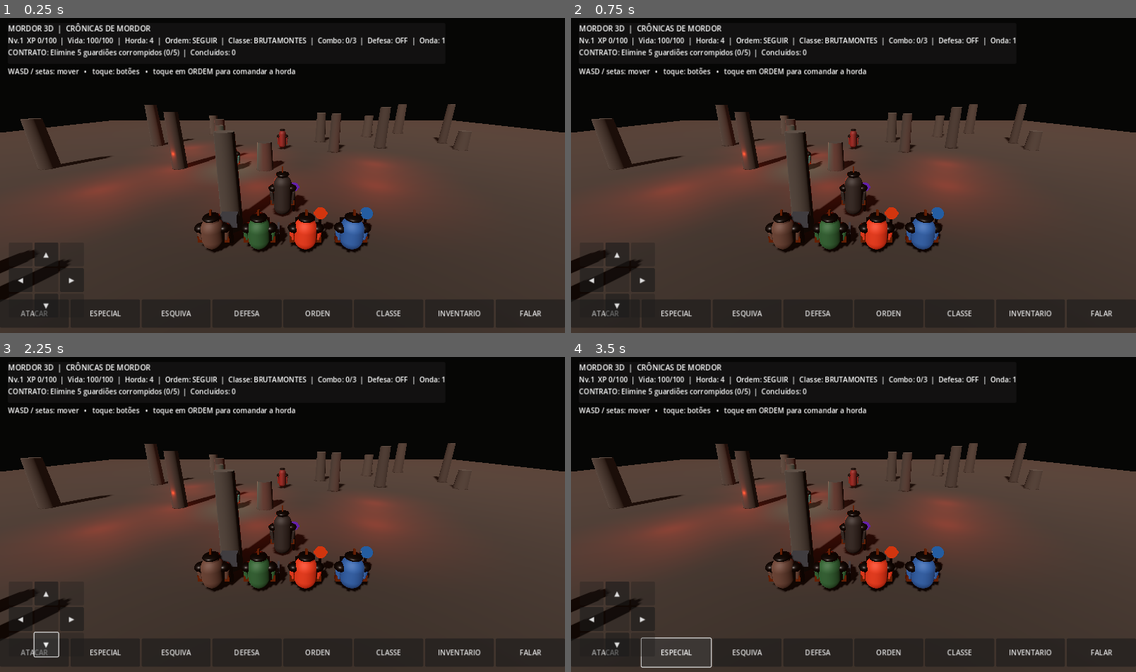
Above: before the commit, frames 1-4 (two rows, left to right).
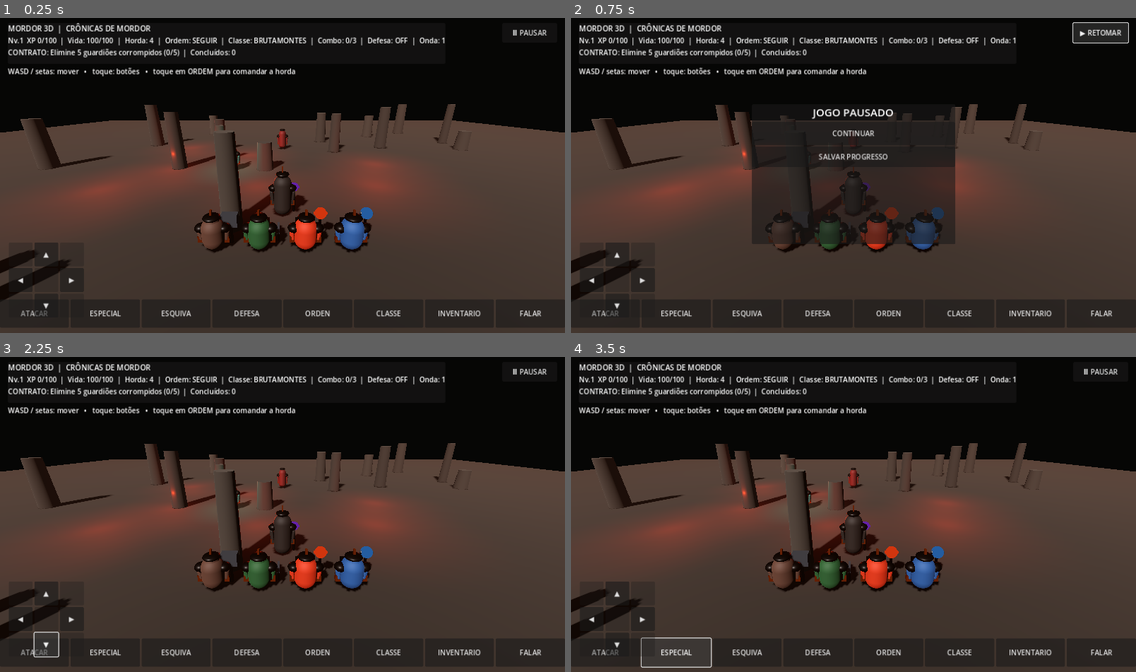
Above: after the commit, the same moments.

Repository: souzaleite24-ai/MordorTrolDeRubiAndroid
Game: Godot game, scene res://scenes/mordor_world.tscn
Same seed, same stepped clock (60 frames per second), same inputs: the game is played once before the commit and once after it.
Inputs (mouse positions are in pixels of both pictures, inside the frame that each line leads up to):
- Up to frame 1 (0.25 s): no input
- Up to frame 2 (0.75 s): click (1102, 33) at 0.5 s, where only the run after the commit has a clickable "Ⅱ PAUSAR"
- Up to frame 3 (2.25 s): click (282, 473) at 1.25 s, where only the run after the commit has a clickable "CONTINUAR"; click "ATACAR" at 2 s
- Up to frame 4 (3.5 s): click "ESPECIAL" at 2.75 s

The runs differ from the first frame. In frame 1, less than 0.1% of the frame differs, in the area x 90-97%, y 3-6%; in frame 2, 13%, in the area x 32-99%, y 1-72%; in frame 3, less than 0.1%; in frame 4, less than 0.1%.

Commit message:
Add touchscreen pause menu and save control

Diff:
--- a/godot/scripts/mordor_world.gd
+++ b/godot/scripts/mordor_world.gd
@@ -55,6 +55,8 @@
 var shop_panel: PanelContainer
 var shop_label: Label
 var shop_buttons: Dictionary = {}
+var pause_panel: PanelContainer
+var pause_button: Button
 var ash_shards := 0
 var shop_damage_bonus := 0.0
 var shop_health_bonus := 0.0
@@ -812,10 +814,52 @@
 			move_button.button_up.connect(Input.action_release.bind(direction))
 			move_button.mouse_exited.connect(_release_direction.bind(direction))
 		dpad.add_child(move_button)
+	pause_button = Button.new()
+	pause_button.text = "Ⅱ PAUSAR"
+	pause_button.anchor_left = 1.0
+	pause_button.anchor_right = 1.0
+	pause_button.offset_left = -142
+	pause_button.offset_right = -18
+	pause_button.offset_top = 18
+	pause_button.offset_bottom = 62
+	pause_button.pressed.connect(_toggle_pause)
+	layer.add_child(pause_button)
+	pause_panel = PanelContainer.new()
+	pause_panel.anchor_left = 0.32
+	pause_panel.anchor_right = 0.68
+	pause_panel.anchor_top = 0.28
+	pause_panel.anchor_bottom = 0.72
+	pause_panel.visible = false
+	pause_panel.process_mode = Node.PROCESS_MODE_ALWAYS
+	layer.add_child(pause_panel)
+	var pause_box := VBoxContainer.new()
+	pause_panel.add_child(pause_box)
+	var pause_title := Label.new()
+	pause_title.text = "JOGO PAUSADO"
+	pause_title.horizontal_alignment = HORIZONTAL_ALIGNMENT_CENTER
+	pause_title.add_theme_font_size_override("font_size", 24)
+	pause_box.add_child(pause_title)
+	var resume_button := Button.new()
+	resume_button.text = "CONTINUAR"
+	resume_button.custom_minimum_size.y = 52
+	resume_button.pressed.connect(_toggle_pause)
+	pause_box.add_child(resume_button)
+	var save_button := Button.new()
+	save_button.text = "SALVAR PROGRESSO"
+	save_button.custom_minimum_size.y = 46
+	save_button.pressed.connect(_save_progress)
+	pause_box.add_child(save_button)
 	var hint := Label.new()
 	hint.text = "WASD / setas: mover   •   toque: botões   •   toque em ORDEM para comandar a horda"
 	hint.position = Vector2(18, 116)
 	layer.add_child(hint)
+
+func _toggle_pause() -> void:
+	var should_pause := not get_tree().paused
+	get_tree().paused = should_pause
+	pause_panel.visible = should_pause
+	if pause_button:
+		pause_button.text = "▶ RETOMAR" if should_pause else "Ⅱ PAUSAR"
 
 func _release_direction(action: String) -> void:
 	Input.action_release(action)
@@ -1301,6 +1345,8 @@
 	_update_shop()
 
 func _physics_process(delta: float) -> void:
+	if get_tree().paused:
+		return
 	if is_instance_valid(player) and is_instance_valid(npc_node):
 		npc_nearby = player.global_position.distance_to(npc_node.global_position) <= 3.2
 		if Input.is_action_just_pressed("interact") and npc_nearby:
